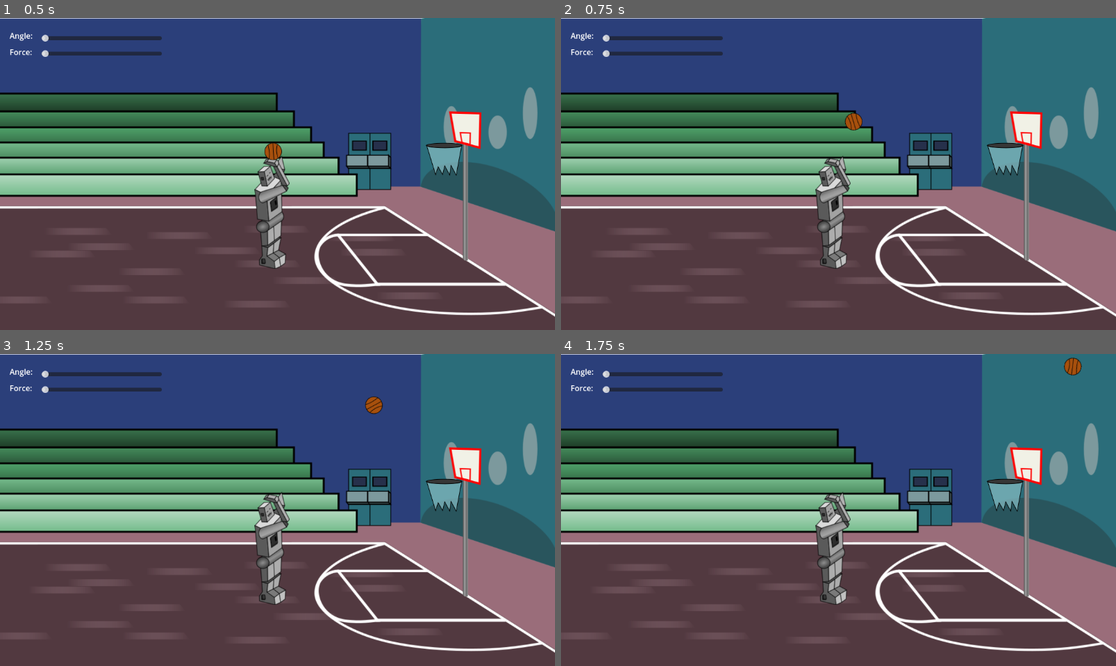
Above: before the commit, frames 1-4 (two rows, left to right).
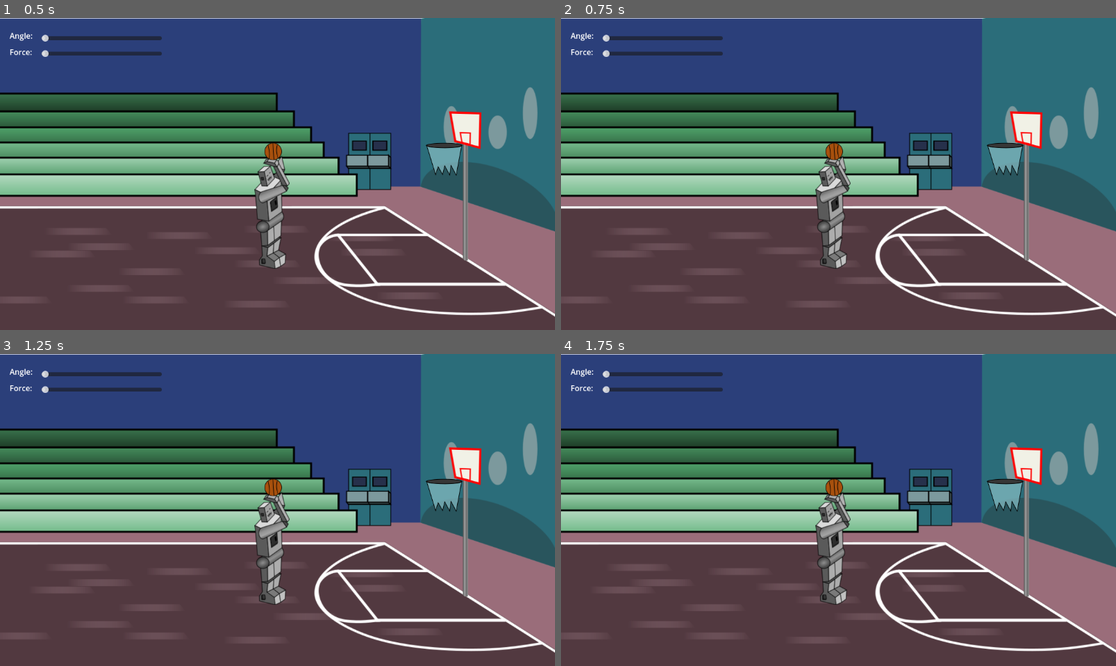
Above: after the commit, the same moments.

Repository: lovetocode/1on1basketball
Game: Godot game, scene res://scenes/main.tscn
Same seed, same stepped clock (60 frames per second), same inputs: the game is played once before the commit and once after it.
Inputs:
- Up to frame 1 (0.5 s): no input
- Up to frame 2 (0.75 s): tap Enter at 0.5 s; tap Space (shoot) at 0.6 s
- Up to frame 3 (1.25 s): no input
- Up to frame 4 (1.75 s): tap Space (shoot) at 1.35 s

Frame 1 is identical in both runs. In frame 2, 0.3% of the frame differs, in the area x 47-55%, y 30-46%; in frame 3, 0.3%, in the area x 47-69%, y 13-46%; in frame 4, 0.3%.

Commit message:
Almost finished with tutorial

Diff:
--- a/scripts/main.gd
+++ b/scripts/main.gd
@@ -26,7 +26,18 @@
 	var angle = $Sliders/AngleSlider.value
 	var force = $Sliders/ForceSlider.value
 
-	offset = Vector2(350,-600)
-	impulse = Vector2(200,120)
+	offset = Vector2(0,0)
+	impulse = get_impulse_vector(angle, force)
 
-	$BallBody.apply_impulse(offset, impulse)
+	$BallBody.apply_impulse(impulse, offset)
+
+func get_impulse_vector(angle, size):
+	#convert angle to radians
+	angle = angle * PI / 100
+	# get x and y components of impuse vector
+	var fx = size * cos(angle)
+	var fy = size * sin(angle)
+
+	var out = Vector2(fx, fy)
+
+	return out
